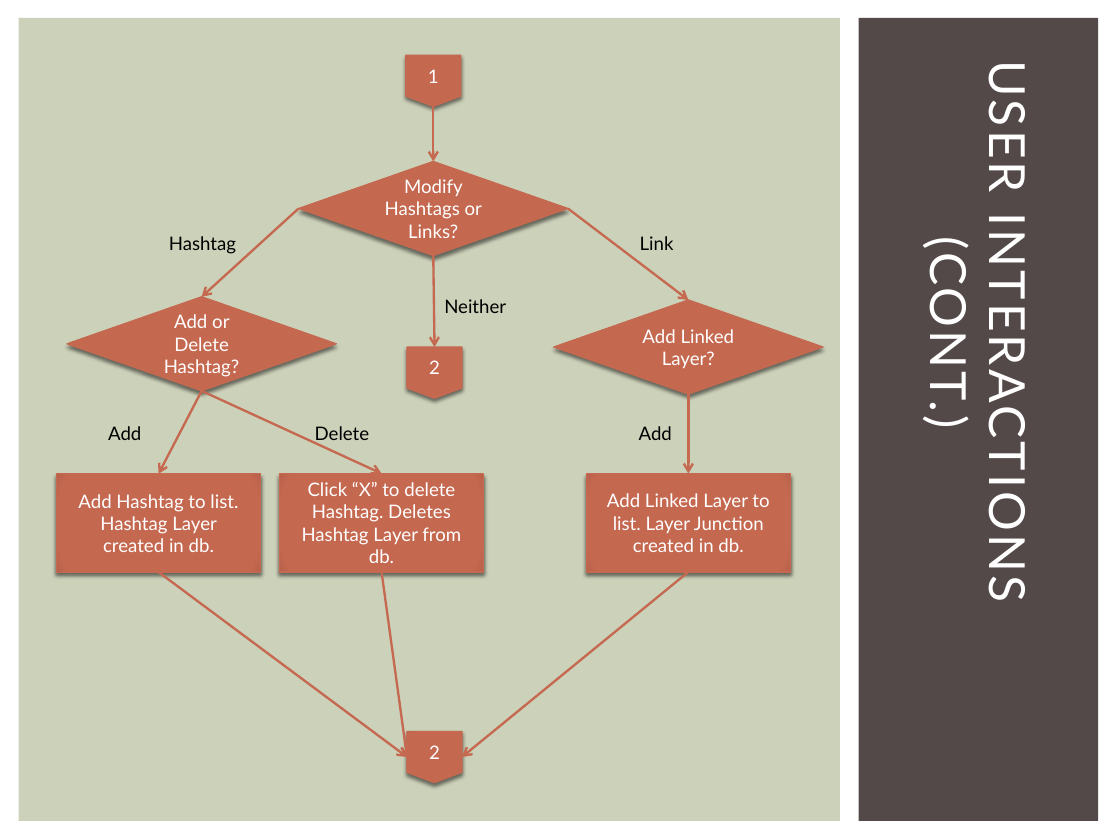
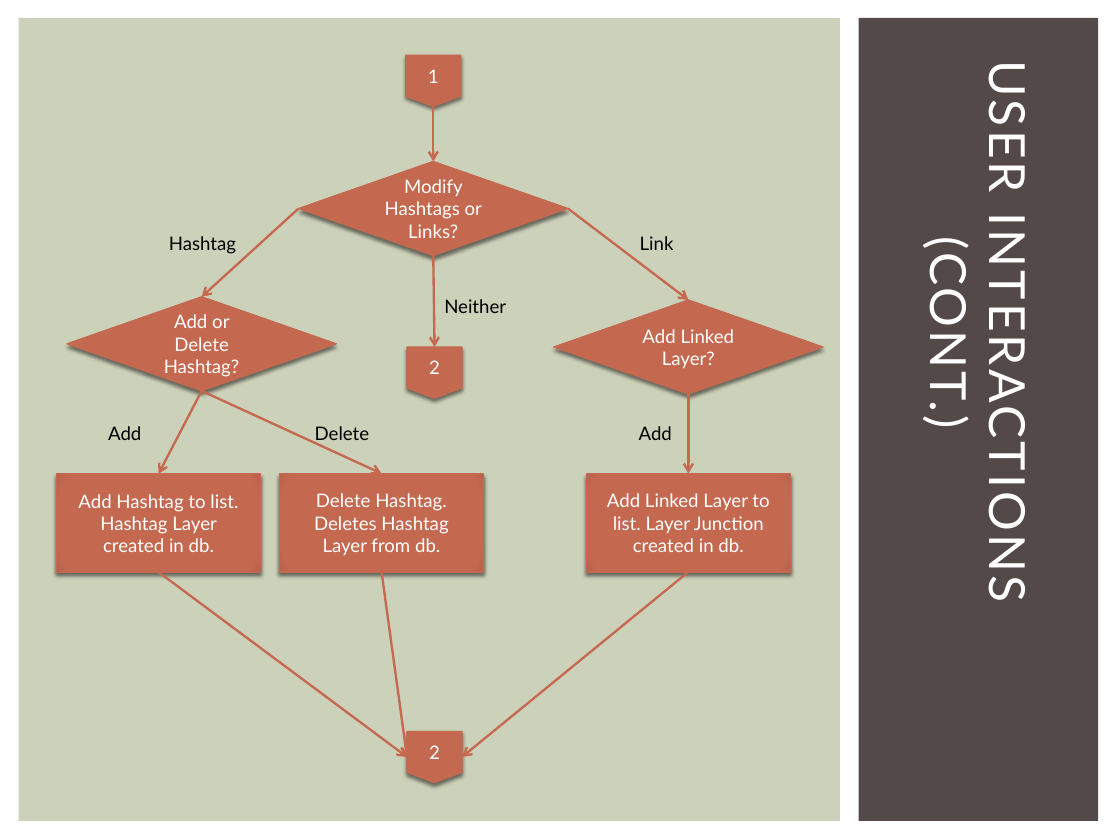
Before and after one commit to walkerq/layers, a slide deck: slide 6 of Final Project Presentation.pptx (slide 5 before the commit). Drawn at 1120x840 pixels with LibreOffice and Linux fonts; fonts in the diff are those of the drawing. Boxes give left, top, right and bottom in pixels: in the first picture for what was removed or moved away, otherwise in the second. Text is boxed around its words. In the diff, an @@ line names an element or a change of style, - is before the commit and + after.

```diff
--- a/Final Project Presentation.pptx
+++ b/Final Project Presentation.pptx
@@ text in rectangle at [314, 493, 448, 555]: text changed @@
-Click “X” to delete Hashtag. Deletes Hashtag Layer from db.
+Delete Hashtag. Deletes Hashtag Layer from db.
```
Also in this commit, not shown: 3 other slides changed, 1 slide added.
